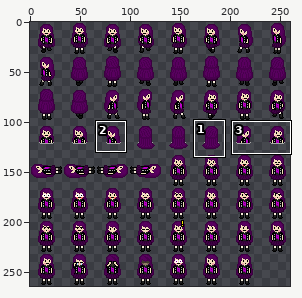
Sprite sheet: pets-gd/assets/textures/char/nats/Yusamira.png. Above, an overview of the earlier version with the close-up marked.
Close-up. Before:
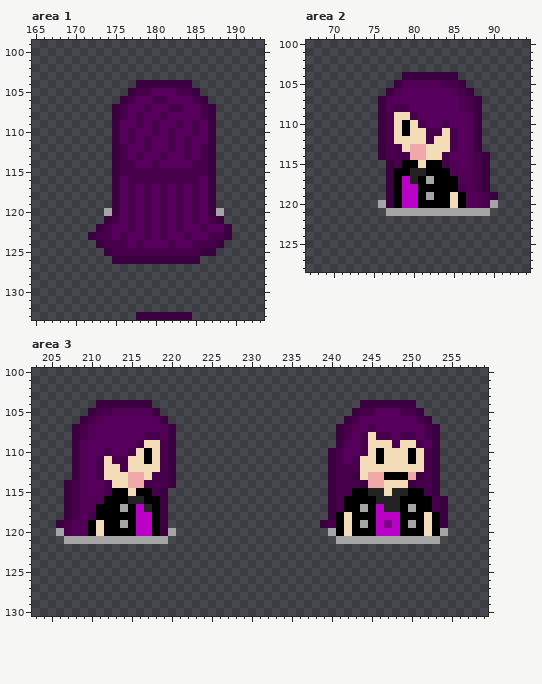
The file is 264x264 pixels. Shown: area 1: x 165..193, y 99..133; area 2: x 67..94, y 100..128; area 3: x 203..259, y 100..130. The wide view leaves out empty margins. The commit also changed other parts of the picture, which this record leaves out.
Now the later version:
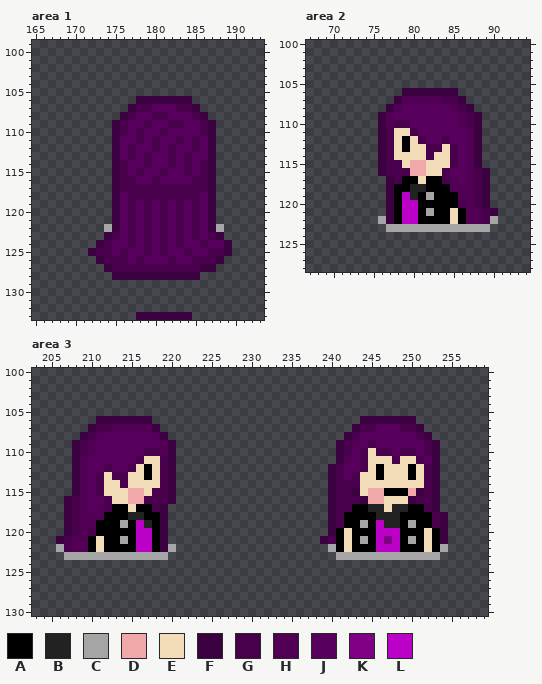
Palette (. is transparent): A #000000  B #222222  C #a5a5a5  D #f0a8a8  E #f3ddb9  F #3b0040  G #48004d  H #510056  J #58005e  K #7f0087  L #bb00c7
What changed:
Area 1:
y 104: x 178..184 FFFFFFF -> .......
y 105: x 177..185 FGGJJJGGF -> .........
y 106: x 176..186 FGJJGGJJJGF -> ..FFFFFFF..
y 107: x 175..178 FGJJ -> ..FG; x 182 G -> J; x 184..187 JJGF -> GF..
y 108: x 175..178 FGJG -> .FGJ; x 180 J -> G; x 185..187 JGF -> GF.
y 109: x 176 J -> G; x 178..180 GJG -> JGJ; x 182 J -> G; x 185..186 GJ -> JG
y 110: x 176..178 JGJ -> GJG; x 180..182 GJG -> JGJ; x 185..186 GJ -> JG
y 111: x 177..180 GJGJ -> JGJG; x 182..185 GJGJ -> JGJG
y 112: x 176..177 GJ -> JG; x 179..180 GJ -> JG; x 184..186 GJG -> JGJ
y 113: x 176..179 GJGJ -> JGJG; x 181..182 GJ -> JG; x 186 G -> J
y 114: x 177 G -> J; x 179..180 JG -> GJ; x 182 J -> G; x 184..185 JG -> GJ
y 115: x 177 G -> J; x 179..180 GG -> JJ; x 182..183 GG -> JJ; x 185 G -> J
y 116: x 176 J -> G; x 178..179 GG -> JJ; x 181..184 GGGG -> JJJJ; x 186 J -> G
y 117: x 176 J -> G; x 178 J -> G; x 180 J -> G; x 182 J -> G; x 184 J -> G; x 186 J -> G
y 118: x 178 J -> G; x 180 J -> G; x 182 J -> G; x 184 J -> G
y 120: x 174 C -> .; x 188 C -> .
y 121: x 174..175 FG -> .F; x 187..188 GF -> F.
y 122: x 173..175 FGJ -> .CF; x 185..189 JGJJF -> GJFC.
y 123: x 172..177 FGGJGJ -> ..FGJG; x 183..185 JGJ -> GJG; x 188..189 GF -> F.
y 124: x 175..179 GGJGJ -> JJGJG; x 181..183 JGJ -> GJG; x 185 G -> J; x 187..189 GF. -> JJF
y 125: x 172..175 ..FG -> FGGJ; x 177..178 GG -> JJ; x 180 G -> J; x 182..183 GG -> JJ; x 185..189 GFF.. -> JJGGF
y 126: x 173..188 ..FFFFFFFFFFF... -> FGGGJGJJJGJJGGGF
y 127: x 174..187 .............. -> FGGGGGGGGGGGFF
y 128: x 175..185 ........... -> FFFFFFFFFFF
Area 2:
y 104: x 79..85 FFFFFFF -> .......
y 105: x 78..86 FHHHHHGGF -> .........
y 106: x 77..87 FHJJJJJJHGF -> ..FFFFFFF..
y 107: x 76..88 FHJJJJJJJJHGF -> ..FHHHHHGGF..
y 108: x 76..79 FHGG -> .FHJ; x 85..88 JHGF -> HGF.
y 109: x 77..80 GEEG -> HJJJ; x 86..87 JH -> HG
y 110: x 77..81 GEAEG -> HGGJJ; x 84 G -> J; x 86..87 JH -> HG
y 111: x 79..85 AEEGGEG -> EGJJJJJ
y 112: x 79 E -> A; x 81..85 EGEEG -> GJJGJ
y 113: x 78..83 GEDDEE -> EAEEGG
y 114: x 78..82 GGDDE -> EEEEG; x 84..85 GJ -> EG; x 88..89 GF -> F.
y 115: x 76..77 .F -> FG; x 79..85 AAEAAGH -> EDDEEEG; x 88..89 GF -> F.
y 116: x 76..86 .FAABBAAAHH -> FGGGDDEEGJJ
y 117: x 78..82 ALBAC -> GAAEA; x 84..86 AAH -> GHJ
y 118: x 79..81 LLA -> ABB; x 85..86 AG -> HH
y 119: x 80 L -> B; x 85..86 EA -> AH; x 88..90 HGF -> GF.
y 120: x 76 C -> .; x 85..86 EA -> AG; x 88..90 HGC -> GF.
y 121: x 77..81 CCCCC -> FALLA; x 83..90 CCCCCCC. -> AAEAHHGF
y 122: x 76..90 ............... -> CFALLAAAAEAHHGC
y 123: x 77..89 ............. -> CCCCCCCCCCCCC
Area 3:
y 104: x 211..217 FFFFFFF -> .......; x 244..250 FFFFFFF -> .......
y 105: x 210..218 FGGHHHHHF -> .........; x 243..251 FGGJJJGGF -> .........
y 106: x 209..219 FGHJJJJJJHF -> ..FFFFFFF..; x 242..252 FGJJJJJJJGF -> ..FFFFFFF..
y 107: x 208..220 FGHJJJJJJJJHF -> ..FGGHHHHHF..; x 241..244 FGHJ -> ..FG; x 249..253 JJJGF -> GGF..
y 108: x 208..211 FGHJ -> .FGH; x 217..220 GGHF -> JHF.; x 241..247 FGJGEGG -> .FGJJJJ; x 249..253 GGJGF -> JJGF.
y 109: x 209..210 HJ -> GH; x 216..219 GEEG -> JJJH; x 242..252 HJGEEEGEEGJ -> GHJGJJJJJJG
y 110: x 209..210 HJ -> GH; x 212 G -> J; x 215..219 GEAEG -> JJGGH; x 240..242 FGJ -> .FG; x 246..251 AEEEAE -> GGJGGJ
y 111: x 211..217 GEGGEEA -> JJJJJGE; x 240..244 FGJGE -> .FHJG; x 246 A -> E; x 248 E -> G; x 250..252 AEG -> EGJ
y 112: x 211..215 GEEGE -> JGJJG; x 217 E -> A; x 242..244 GGE -> JJG; x 246 E -> A; x 250 E -> A
y 113: x 213..218 EEDDEG -> GGEEAE; x 242..243 GF -> JG; x 245..251 DDAAADF -> EAEEEAE
y 114: x 207..208 FG -> .F; x 211..212 JG -> GE; x 214..218 EDDGG -> GEEEE; x 244..246 FDD -> EEE; x 250..251 FG -> EE
y 115: x 207..208 FG -> .F; x 211..217 HGAAEAA -> GEEEDDE; x 219..220 F. -> GF; x 243..251 AABBEBBAA -> FEDDAAADF
y 116: x 210..220 HHAAABBAAF. -> JJGEEDDGGGF; x 242..254 AAAABBBAAAAGF -> GGFDDEEEFGGF.
y 117: x 210..212 HAA -> JHG; x 214..218 CALBA -> AEAAG; x 242 A -> G; x 244..247 CALB -> ABBE; x 249..250 AC -> BA; x 252..254 AGF -> GF.
y 118: x 210..211 GA -> HH; x 215..217 ALL -> BBA; x 241..242 AE -> GA; x 246..248 LLL -> BBB; x 252..253 EA -> AG
y 119: x 206..208 FGH -> .FG; x 210..211 AE -> HA; x 217 L -> B; x 239..242 FGAE -> .FGA; x 247..248 KL -> BB; x 252..253 EA -> AG
y 120: x 206..208 CGH -> .FG; x 210..211 AE -> GA; x 220 C -> .; x 240 C -> F; x 254 C -> F
y 121: x 206..213 .CCCCCCC -> FGHHAEAA; x 215..219 CCCCC -> ALLAF; x 239..243 ..CCC -> FGAEA; x 245..249 CCCCC -> ALKLA; x 251..254 CCC. -> AEAF
y 122: x 206..220 ............... -> CGHHAEAAAALLAFC; x 240..254 ............... -> CAEAAALLLAAAEAC
y 123: x 207..219 ............. -> CCCCCCCCCCCCC; x 241..253 ............. -> CCCCCCCCCCCCC
